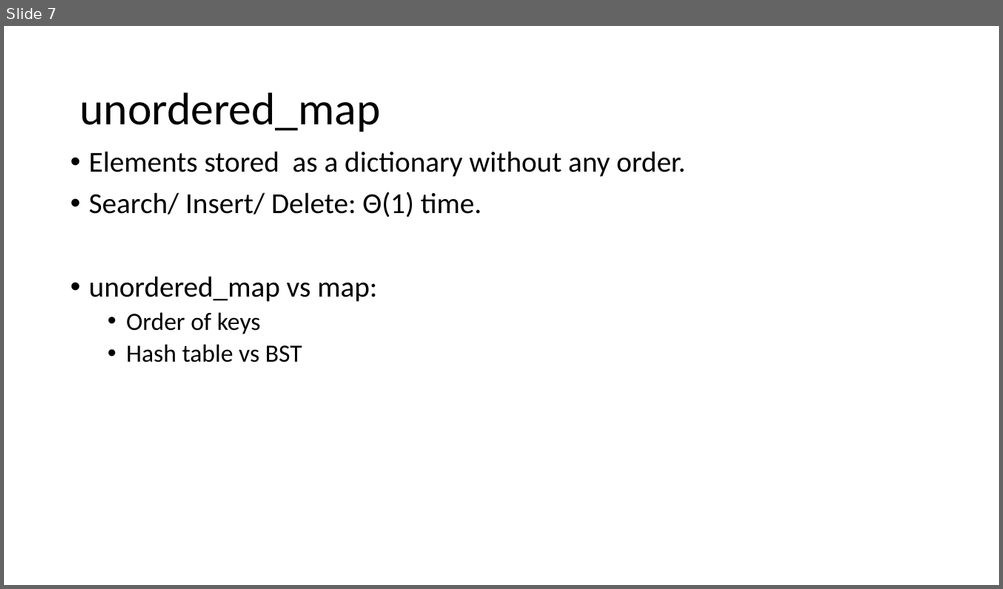
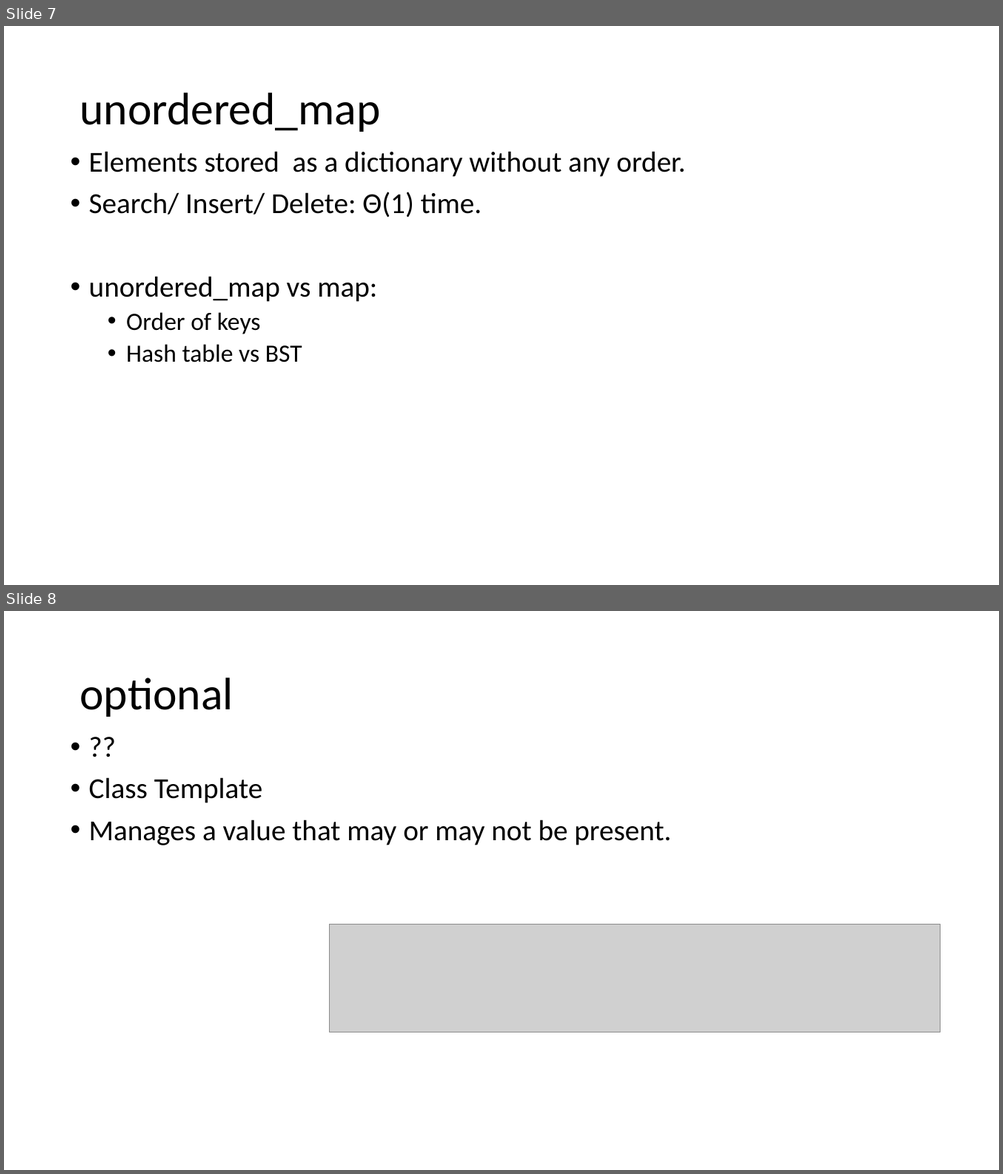
Before and after one commit to muksiddheswar/CPP-Examples, a slide deck: STL/STL_Presentation.pptx. Shown one above the other, each under a label of ours: slide 7 before the commit, slides 7 and 8 after it. The pictures are 1003x589 and 1003x1174 pixels, drawn with LibreOffice and Linux fonts; fonts in the diff are those of the drawing; grey boxes stand for pictures. Boxes give left, top, right and bottom in pixels: in the first picture for what was removed or moved away, otherwise in the second. Text is boxed around its words. In the diff, an @@ line names an element or a change of style, - is before the commit and + after.

```diff
--- a/STL/STL_Presentation.pptx
+++ b/STL/STL_Presentation.pptx
@@ slide 8 added at (4,611,999,1170), background #FFFFFF @@
@@ title added at (79,678,233,717), 44 pt, text #000000 @@
+optional
@@ text added at (89,777,671,846), 28 pt, text #000000 @@
+• ??
+• Class Template
+• Manages a value that may or may not be present.
@@ picture added at (330,924,940,1033) @@
```
Also in this commit, not shown: 5 slides changed, 2 slides removed.
